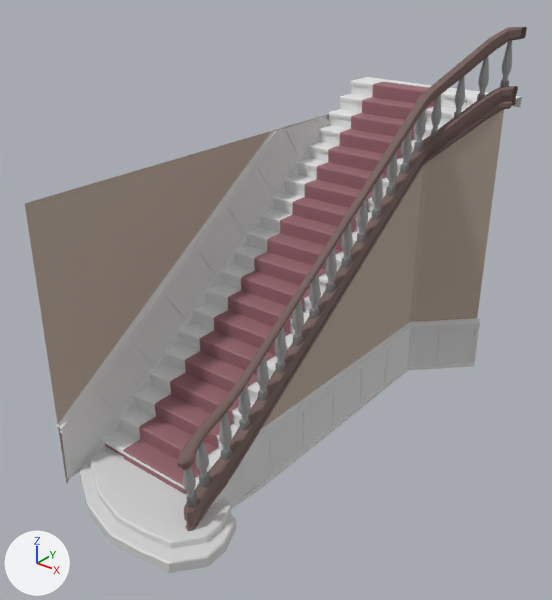
A saved change to the FBX model Detective_Switch/Assets/Graphics/Statics/StairsDouble/StairsDouble2.fbx.
Both versions are drawn from a camera (50 mm lens) standing at (3.4, -5.08, 8.24) and looking at (-4.02, 4.2, 2.49). The axes (+X, +Y, +Z) are drawn at lower left. The lights are the same throughout. Where no turn or scale is listed for an object, it has been applied to the vertices. Vertices at the same position are counted once.

In view in the first picture: 'StairsDouble.003'.
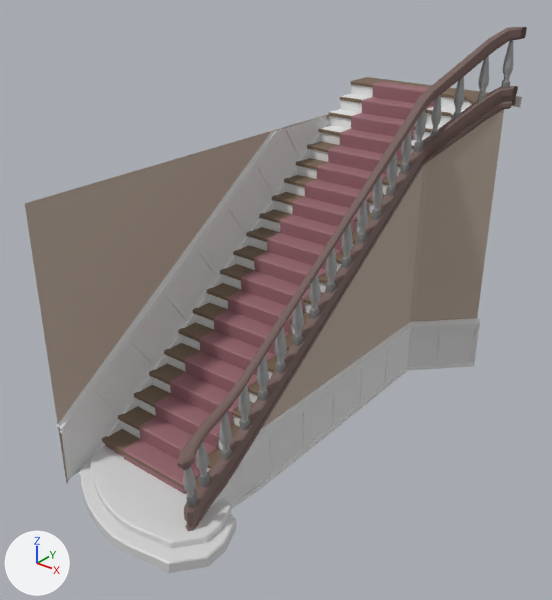
The newer file is also turned or shifted as a whole; pictures and numbers use the older file's frame.

Where the change shows, as pixel boxes (x1, y1, x2, y2) in the pictures (552 x 600 px; the box of a moved part takes in the faces that stretch with it):
part 1 of me_cube_014, moved or reshaped
    before: (500, 80, 509, 87)
    after: (501, 81, 510, 88)
part 2 of me_cube_014, moved or reshaped
    before: (477, 94, 485, 100)
    after: (478, 95, 486, 102)
part 3 of me_cube_014, moved or reshaped
    before: (455, 41, 512, 113)
    after: (454, 41, 514, 113)
part 4 of me_cube_014, recoloured (white to brown)
    both: (102, 77, 520, 490)

Patch to the scene script:
```diff
--- a/Detective_Switch/Assets/Graphics/Statics/StairsDouble/StairsDouble2.fbx.py
+++ b/Detective_Switch/Assets/Graphics/Statics/StairsDouble/StairsDouble2.fbx.py
@@ mat_firewood @@
+mat_firewood = principled_material('Firewood')
+mat_firewood.base_color = (0.184, 0.125, 0.0802)  # brown #776350
+mat_firewood.roughness = 0.69
@@ me_cube_014 @@
 # used by ob_stairsdouble_003; location = (0.86, 8.33, 0.0)
-me_cube_014.from_pydata(...)  # 3743 vertices, 3106 faces; spans x -6.63..-2.82, y -8.17..1.0, z -0.4..6.72
+me_cube_014.from_pydata(...)  # 3790 vertices, 3148 faces; spans x -6.63..-2.82, y -8.17..1.0, z -0.4..6.72
+# me_cube_014 part 1: the loose piece of 36 vertices spanning x -3.14..-2.98, y 0.09..0.27, z 5.58..5.8 is moved by (0.06, -0.09, 0.0)
+# me_cube_014 part 2: the loose piece of 36 vertices spanning x -3.41..-3.25, y -0.22..-0.04, z 5.35..5.56 is turned -5 degrees about the z axis through its middle, then moved by (0.03, -0.07, 0.0)
+# me_cube_014 part 3: 5 vertices moved from x -3.64..-3.56, y -0.49..-0.45, z 5.3..5.34 to x -3.65..-3.56, y -0.49..-0.45, z 5.3..5.34; 137 vertices removed from x -3.69..-2.97, y -0.55..0.29, z 5.25..6.49; 137 vertices added at x -3.69..-2.91, y -0.59..0.2, z 5.25..6.49
+# me_cube_014 part 4: 73 faces spanning x -6.46..-3.03, y -6.92..1.0, z 0.39..5.39 switch from mat_stairs (white #e7e7e7) to mat_firewood (brown #776350)
 me_cube_014.materials.append(mat_wall_m)
```
